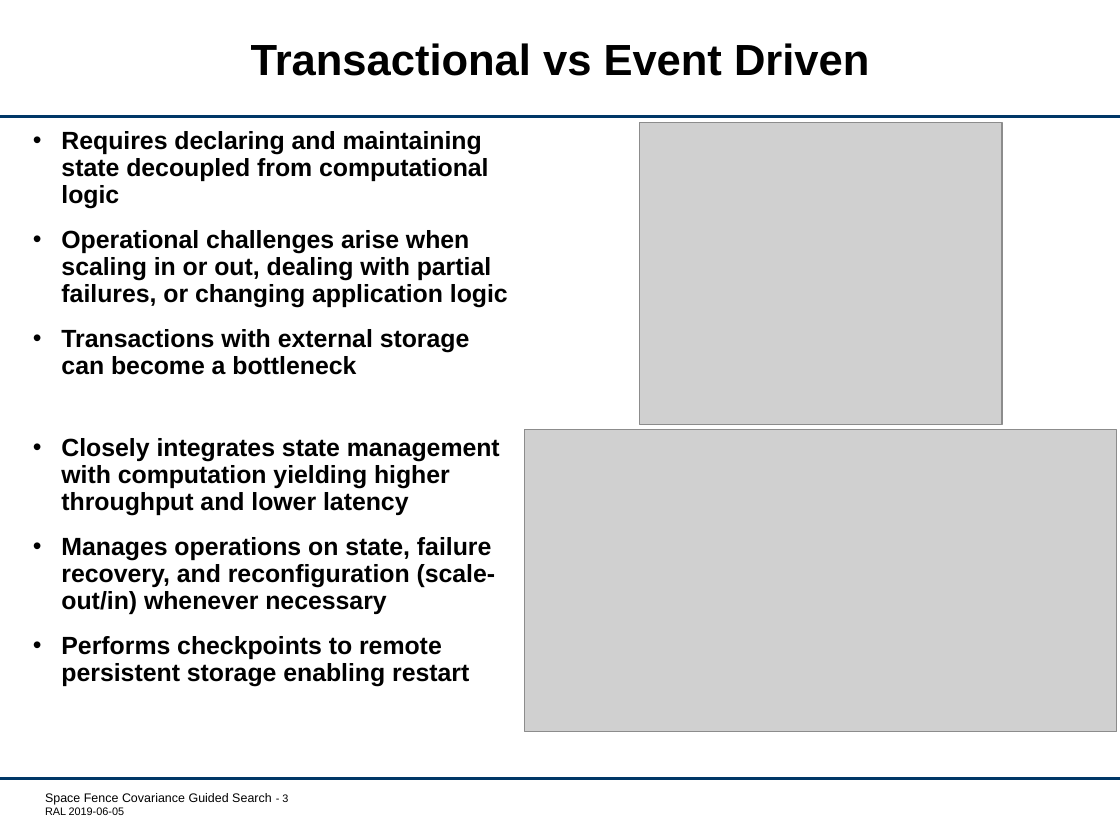
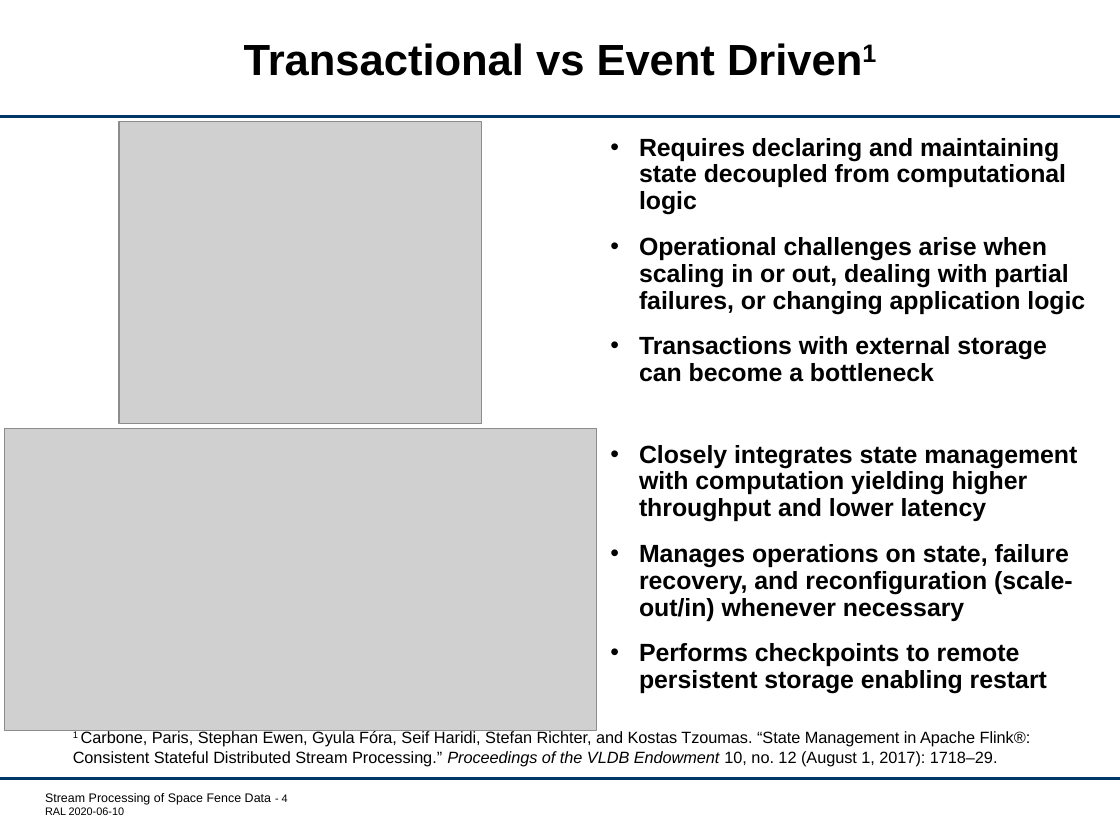
Before and after one commit to ralatsdc/orekit-demos, a slide deck: slide 4 of doc/Stream-Processing.pptx (slide 3 before the commit). Drawn at 1120x840 pixels with LibreOffice and Linux fonts; fonts in the diff are those of the drawing; grey boxes stand for pictures; background and template pictures are left out. Boxes give left, top, right and bottom in pixels: in the first picture for what was removed or moved away, otherwise in the second. Text is boxed around its words. In the diff, an @@ line names an element or a change of style, - is before the commit and + after.

```diff
--- a/doc/Stream-Processing.pptx
+++ b/doc/Stream-Processing.pptx
@@ title at (244,43,715,76): text changed @@
-Transactional vs Event Driven
+Transactional vs Event Driven1
@@ picture: place and size @@
-picture at (640,122,1002,424)
+picture at (119,121,482,423)
@@ text "Requires declaring and maintaining state ...": place and size @@
-text "Requires declaring and maintaining state ..." at (61,131,508,375)
+text "Requires declaring and maintaining state ..." at (639,138,1085,382)
@@ picture: place and size @@
-picture at (524,430,1117,732)
+picture at (4,429,597,731)
@@ text "Closely integrates state management with ...": place and size @@
-text "Closely integrates state management with ..." at (61,438,500,687)
+text "Closely integrates state management with ..." at (639,445,1077,694)
@@ text added at (73,730,1031,766), 10.5 pt, text #000000 @@
+1 Carbone, Paris, Stephan Ewen, Gyula Fóra, Seif Haridi, Stefan Richter, and Kostas Tzoumas. “State Management in Apache Flink®: Consistent Stateful Distributed Stream Processing.” Proceedings of the VLDB Endowment 10, no. 12 (August 1, 2017): 1718–29.
@@ text at (45,793,288,815): text changed @@
-Space Fence Covariance Guided Search - 3
-RAL 2019-06-05
+Stream Processing of Space Fence Data - 4
+RAL 2020-06-10
```
Also in this commit, not shown: 5 other slides changed, 3 slides added, 1 slide removed.
